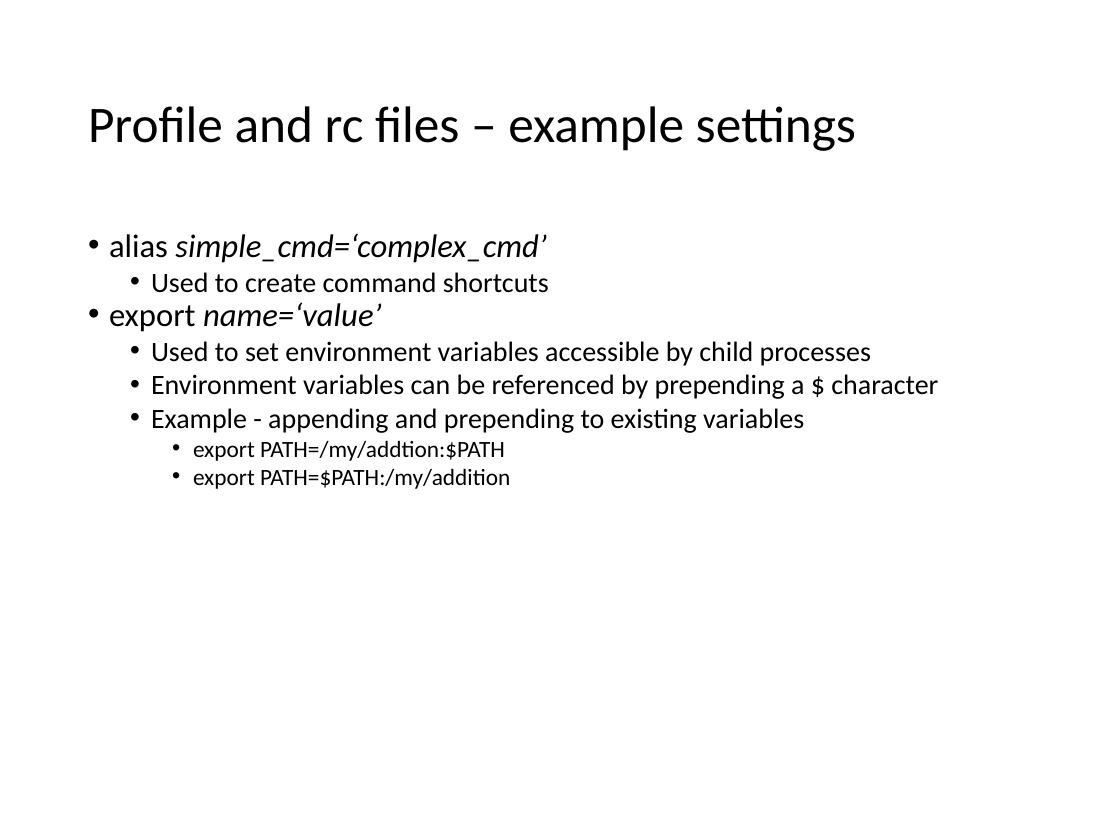
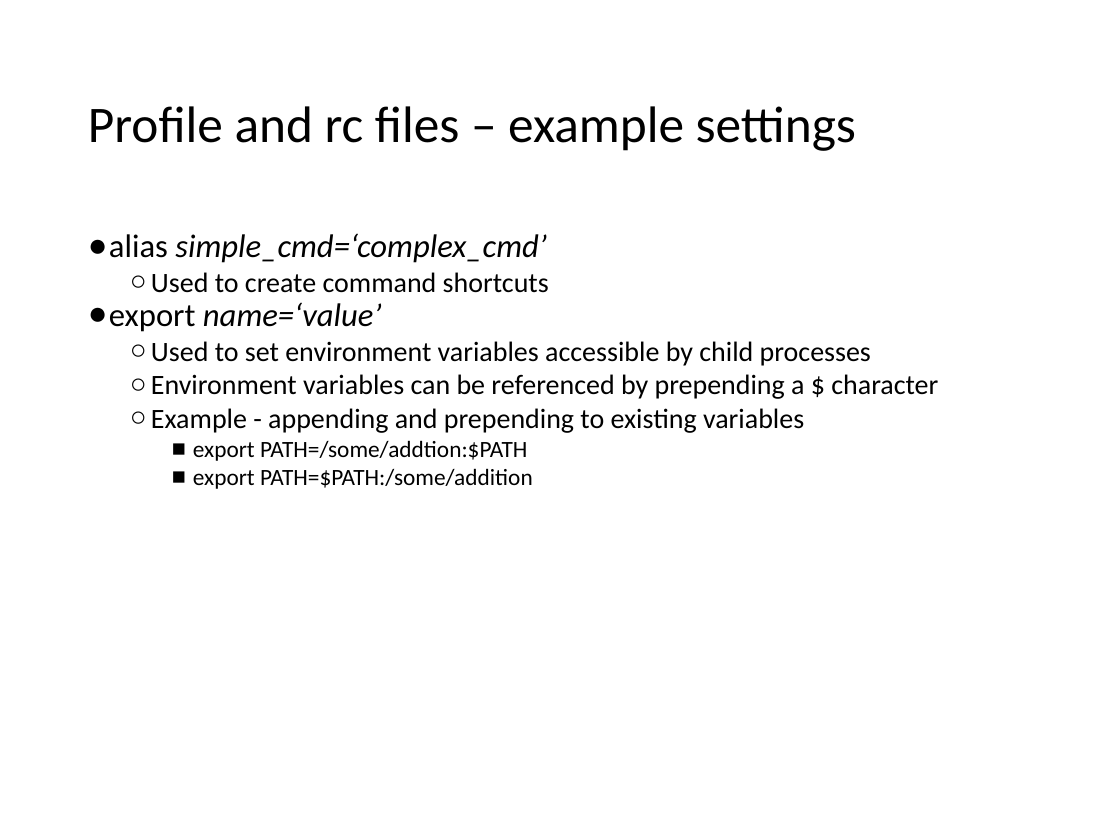
Before and after one commit to cmrsol/demo, a slide deck: slide 25 of linux-intro/shell_101.pptx (slide 21 before the commit). Drawn at 1120x840 pixels with LibreOffice and Linux fonts; fonts in the diff are those of the drawing. Boxes give left, top, right and bottom in pixels: in the first picture for what was removed or moved away, otherwise in the second. Text is boxed around its words. In the diff, an @@ line names an element or a change of style, - is before the commit and + after.

```diff
--- a/linux-intro/shell_101.pptx
+++ b/linux-intro/shell_101.pptx
@@ text at <box>109,233,938,433</box>: bullet • to ●; bullet • to ○ @@
@@ text at <box>193,440,533,489</box>: text changed @@
-    • export PATH=/my/addtion:$PATH
-    • export PATH=$PATH:/my/addition
+    ■ export PATH=/some/addtion:$PATH
+    ■ export PATH=$PATH:/some/addition
```
Also in this commit, not shown: 18 other slides changed, 11 slides added, 7 slides removed, 4 other files.
